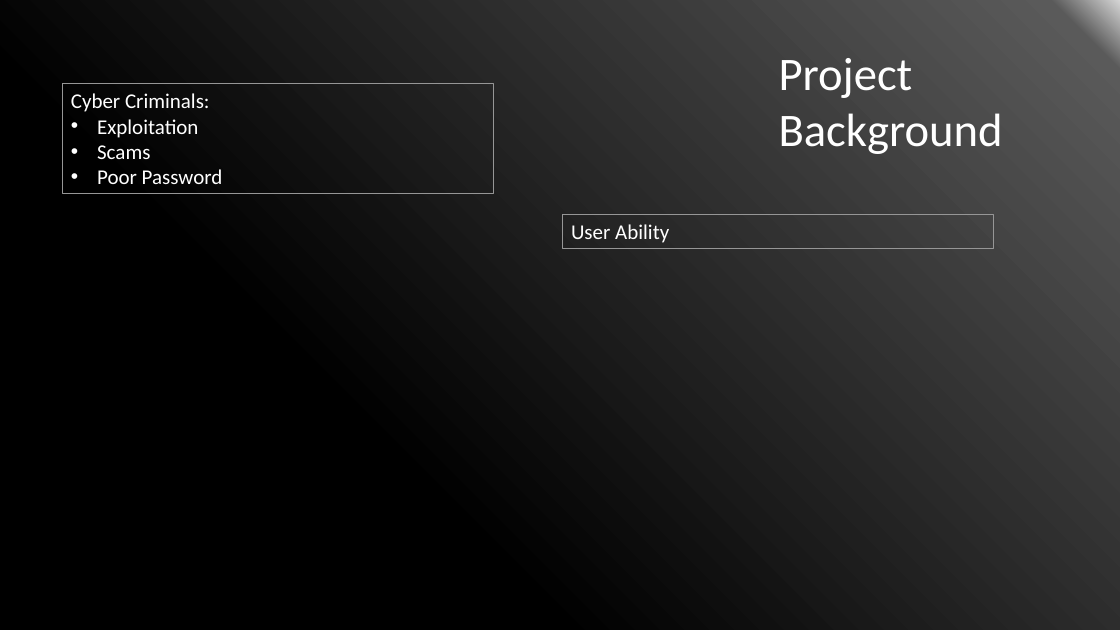
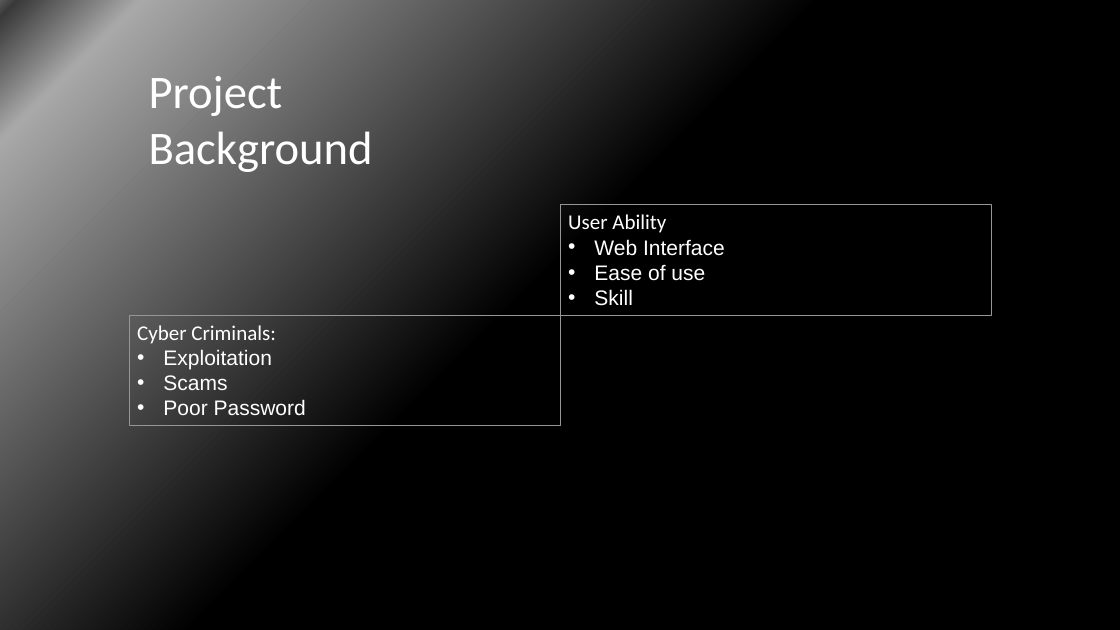
Before and after one commit to Niko-PL/Nikodem-Drabik-1004-Project, a slide deck: slide 4 of Project White Spectra.pptx. Drawn at 1120x630 pixels with LibreOffice and Linux fonts; fonts in the diff are those of the drawing. Boxes give left, top, right and bottom in pixels: in the first picture for what was removed or moved away, otherwise in the second. Text is boxed around its words. In the diff, an @@ line names an element or a change of style, - is before the commit and + after.

```diff
--- a/Project White Spectra.pptx
+++ b/Project White Spectra.pptx
@@ background gradient #D5D5D5 to #5A5A5A to #000000 to gradient #D5D5D5 to #5A5A5A to #3A3A3A to #A8A8A8 to #000000 @@
@@ text "Project Background" rewrapped from box(779, 58, 1003, 154) to box(149, 76, 373, 176) @@
@@ rectangle "User Ability": place and size @@
-rectangle "User Ability" at box(563, 214, 994, 248)
+rectangle "User Ability" at box(560, 205, 991, 315)
@@ text in rectangle at box(594, 239, 725, 306): paragraphs added @@
+• Web Interface
+• Ease of use
+• Skill
@@ rectangle "Cyber Criminals:": place and size @@
-rectangle "Cyber Criminals:" at box(63, 84, 494, 194)
+rectangle "Cyber Criminals:" at box(129, 315, 560, 425)
@@ text in rectangle at box(163, 350, 306, 415): font Calibri to Arial in "Exploitation", "Scams", "Poor Password" @@
```
Also in this commit, not shown: 5 other slides changed, 2 slides added, 3 other files.
